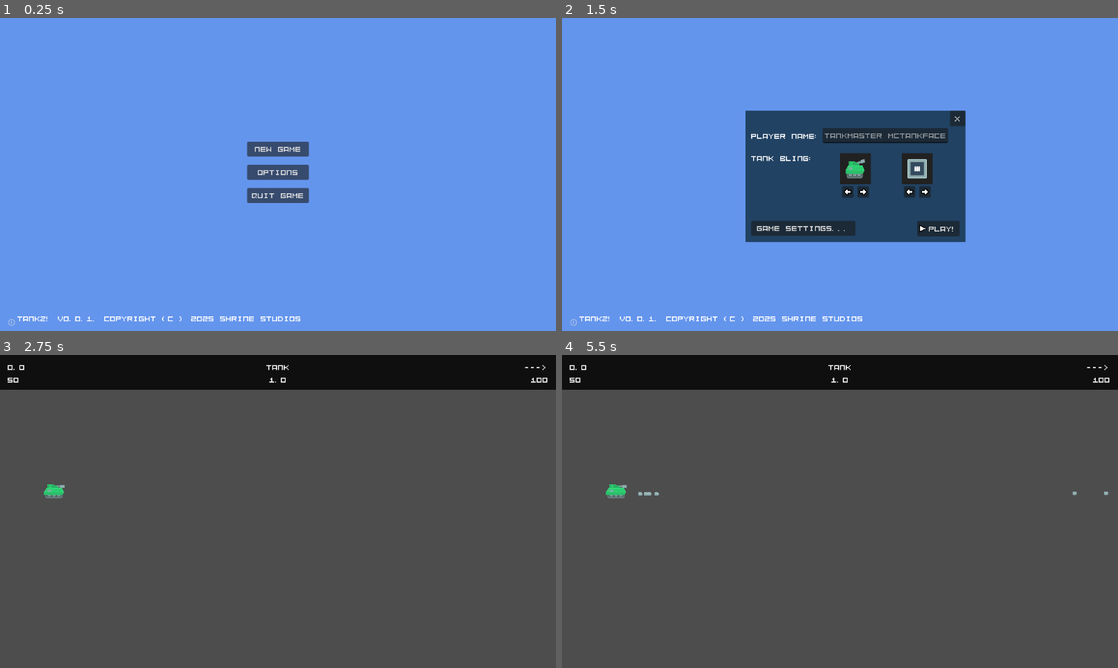
Above: before the commit, frames 1-4 (two rows, left to right).
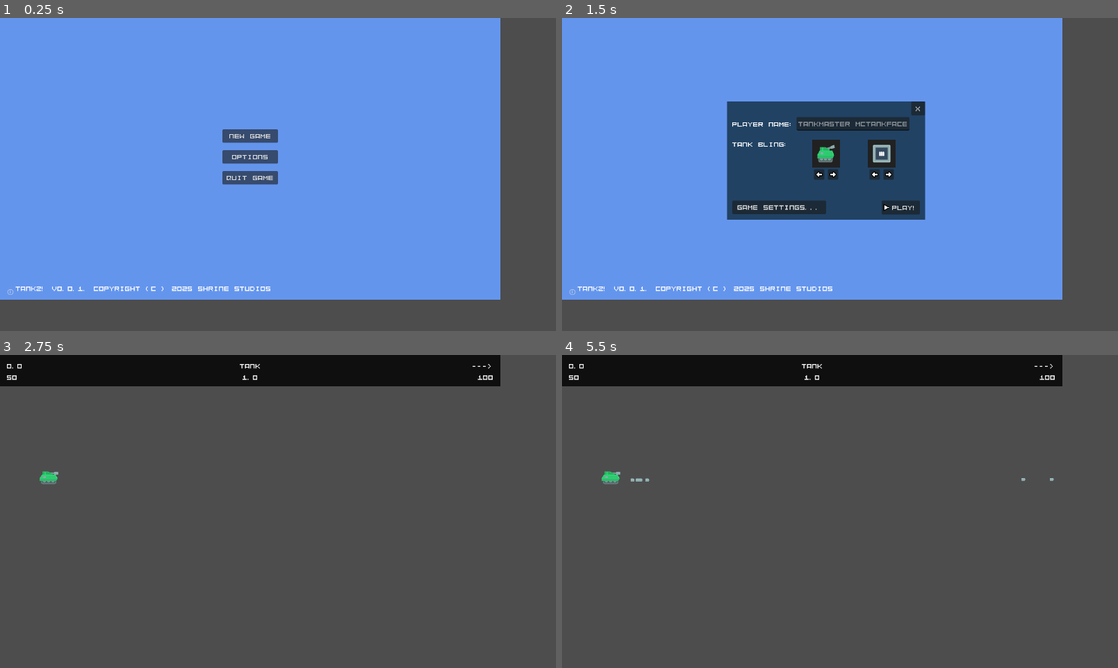
Above: after the commit, the same moments.

Repository: tsdotca/tankz
Game: Godot game, scene res://src/main.tscn
Two runs of this game, one before a commit and one after it. Both use one fixed random seed, a clock stepped at 60 frames per second and the inputs below.
Inputs (mouse positions are in pixels of both pictures, inside the frame that each line leads up to):
- Up to frame 1 (0.25 s): no input
- Up to frame 2 (1.5 s): click "new game" at 0.5 s; click "new game" at 1.25 s
- Up to frame 3 (2.75 s): click "PLAY!" at 2 s
- Up to frame 4 (5.5 s): tap Enter at 2.75, 4.25 s; move the mouse to (962, 495) at 2.77 s; tap Space (p1_fire) at 2.85, 3.5, 5, 5.1 s; move the mouse to (728, 527) at 3.52 s; hold Right (p1_angle_down) 3.53-4.28 s; tap Down (p1_power_down) at 3.6 s; move the mouse to (895, 442) at 4.27 s; tap Up (p1_power_up) at 4.35 s; move the mouse to (812, 574) at 5.02 s

The runs differ from the first frame. In frame 1, 22% of the frame differs, in the area x 0-100%, y 0-100%; in frame 2, 32%; in frame 3, 2.6%; in frame 4, 2.7%.

Commit message:
project.godot: clarify game screen resolution
this will probably change later at some point but we can figure that out
later.

Diff:
--- a/project.godot
+++ b/project.godot
@@ -28,6 +28,9 @@
 
 [display]
 
+window/size/viewport_width=1280
+window/size/viewport_height=720
+window/size/initial_position_type=0
 window/size/resizable=false
 window/stretch/mode="viewport"
 window/vsync/vsync_mode=2
